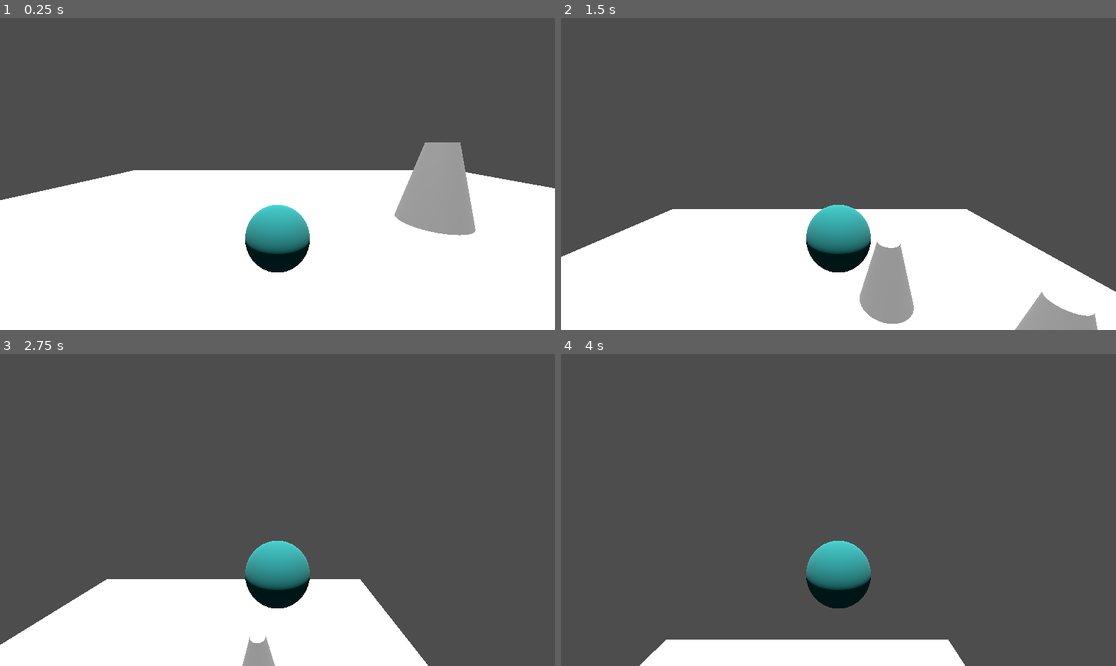
Above: before the commit, frames 1-4 (two rows, left to right).
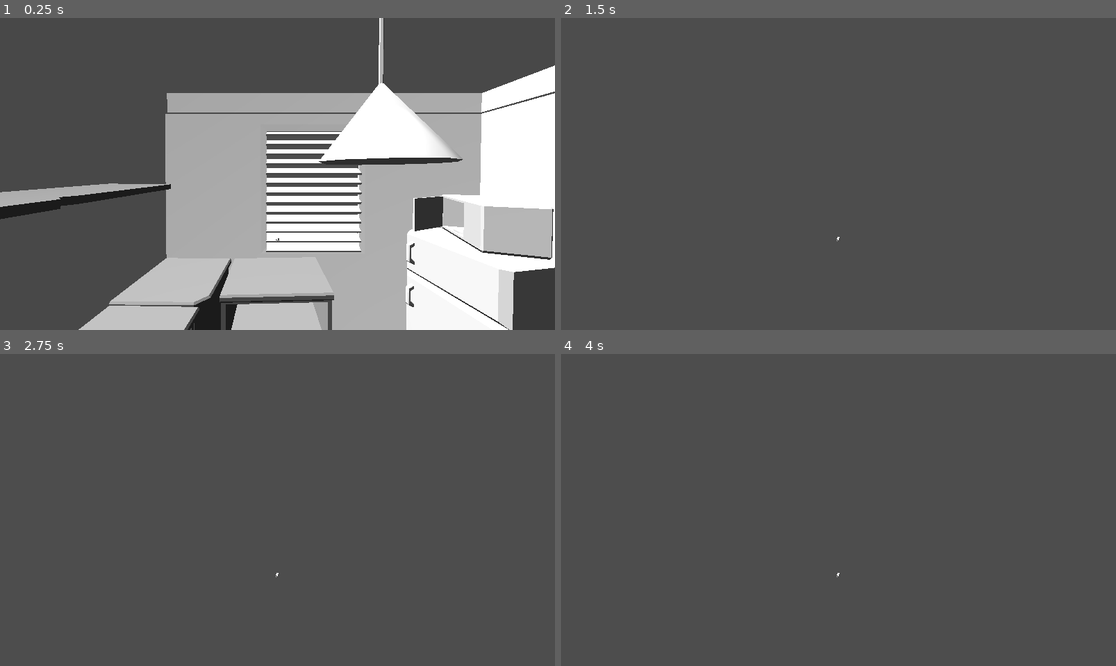
Above: after the commit, the same moments.

Repository: serb2331/gmtk-2025
Game: Godot game, scene res://room.tscn
Same seed, same stepped clock (60 frames per second), same inputs: the game is played once before the commit and once after it.
Inputs:
- Up to frame 1 (0.25 s): no input
- Up to frame 2 (1.5 s): hold Right (move_right) 0.53-1.28 s; hold Space (fly) 0.53-1.28 s; hold Down (move_back) from 1.28 s (still down); tap Space (fly) at 1.35 s
- Up to frame 3 (2.75 s): release Down (move_back) at 2.03 s; hold Right (move_right) from 2.03 s (still down); hold Space (fly) from 2.03 s (still down)
- Up to frame 4 (4 s): release Right (move_right) at 2.78 s; release Space (fly) at 2.78 s; hold Up (move_forward) 2.78-3.53 s; tap Space (fly) at 2.85 s; hold Left (move_left) from 3.53 s (still down); hold Space (fly) from 3.53 s (still down)

The runs differ from the first frame. In frame 1, 57% of the frame differs, in the area x 0-100%, y 0-100%; in frame 2, 34%; in frame 3, 19%; in frame 4, 6.6%.

Commit message:
added sprites to scenes

Diff:
--- a/phly/player_fly.tscn
+++ b/phly/player_fly.tscn
@@ -1,30 +1,25 @@
-[gd_scene load_steps=5 format=3 uid="uid://bc231hgtwqj5r"]
+[gd_scene load_steps=4 format=3 uid="uid://bc231hgtwqj5r"]
 
 [ext_resource type="Script" uid="uid://cja4hhwtrelip" path="res://player_fly.gd" id="1_cowcd"]
-
-[sub_resource type="StandardMaterial3D" id="StandardMaterial3D_6gpfs"]
-albedo_color = Color(1.49205e-06, 0.367314, 0.367672, 1)
-
-[sub_resource type="SphereMesh" id="SphereMesh_6gpfs"]
-material = SubResource("StandardMaterial3D_6gpfs")
+[ext_resource type="PackedScene" uid="uid://c4uibx5hn6xoa" path="res://Fly.fbx" id="2_ybtsn"]
 
 [sub_resource type="SphereShape3D" id="SphereShape3D_cowcd"]
-radius = 0.502413
+radius = 0.01
 
 [node name="CharacterBody3D" type="CharacterBody3D"]
 script = ExtResource("1_cowcd")
 
-[node name="MeshInstance3D" type="MeshInstance3D" parent="."]
-mesh = SubResource("SphereMesh_6gpfs")
+[node name="Fly" parent="." instance=ExtResource("2_ybtsn")]
 
 [node name="CollisionShape3D" type="CollisionShape3D" parent="."]
+transform = Transform3D(1, 0, 0, 0, 1, 0, 0, 0, 1, 0, 0.00215623, 0)
 shape = SubResource("SphereShape3D_cowcd")
 
 [node name="TwistPivot" type="Node3D" parent="."]
-transform = Transform3D(1, 0, 0, 0, 1, 0, 0, 0, 1, 0, 1, 0)
+transform = Transform3D(1, 0, 0, 0, 1, 0, 0, 0, 1, 0, 0.1, 0)
 
 [node name="PitchPivot" type="Node3D" parent="TwistPivot"]
-transform = Transform3D(1, 0, 0, 0, 0.984808, 0.173648, 0, -0.173648, 0.984808, 0, 0, 0)
+transform = Transform3D(1, 0, 0, 0, 0.999848, 0.0174524, 0, -0.0174524, 0.999848, 0, 0, 0)
 
 [node name="Camera3D" type="Camera3D" parent="TwistPivot/PitchPivot"]
-transform = Transform3D(1, 0, 0, 0, 1, 0, 0, 0, 1, 0, 0, 3)
+transform = Transform3D(1, 0, 0, 0, 1, 0, 0, 0, 1, 0, 0, 0.3)
--- a/phly/room.tscn
+++ b/phly/room.tscn
@@ -1,15 +1,7 @@
 [gd_scene load_steps=8 format=3 uid="uid://browrbdltohk1"]
 
 [ext_resource type="PackedScene" uid="uid://bc231hgtwqj5r" path="res://player_fly.tscn" id="1_88gup"]
-
-[sub_resource type="WorldBoundaryShape3D" id="WorldBoundaryShape3D_v321d"]
-
-[sub_resource type="PlaneMesh" id="PlaneMesh_88gup"]
-size = Vector2(32, 32)
-
-[sub_resource type="CylinderMesh" id="CylinderMesh_88gup"]
-bottom_radius = 2.0
-height = 6.0
+[ext_resource type="PackedScene" uid="uid://bdfj5t5yxlybb" path="res://assets/environment/Kitchen_Environment.fbx" id="2_bisa2"]
 
 [sub_resource type="Environment" id="Environment_bisa2"]
 
@@ -17,25 +9,12 @@
 
 [sub_resource type="Compositor" id="Compositor_v5vuv"]
 
+[sub_resource type="PhysicsMaterial" id="PhysicsMaterial_bisa2"]
+
+[sub_resource type="BoxShape3D" id="BoxShape3D_bisa2"]
+size = Vector3(10.625, 1, 14.6358)
+
 [node name="Node3D" type="Node3D"]
-
-[node name="StaticBody3D" type="StaticBody3D" parent="."]
-
-[node name="CollisionShape3D" type="CollisionShape3D" parent="StaticBody3D"]
-transform = Transform3D(1, 0, 0, 0, 1, 0, 0, 0, 1, 0.139, 0.1, 0.254)
-shape = SubResource("WorldBoundaryShape3D_v321d")
-
-[node name="MeshInstance3D" type="MeshInstance3D" parent="StaticBody3D"]
-mesh = SubResource("PlaneMesh_88gup")
-
-[node name="MeshInstance3D3" type="MeshInstance3D" parent="StaticBody3D"]
-transform = Transform3D(1, 0, 0, 0, 1, 0, 0, 0, 1, 8.62758, 0, 0)
-mesh = SubResource("CylinderMesh_88gup")
-
-[node name="MeshInstance3D2" type="MeshInstance3D" parent="StaticBody3D"]
-transform = Transform3D(1, 0, 0, 0, 1, 0, 0, 0, 1, 4.31379, 0, -3.36634)
-mesh = SubResource("CylinderMesh_88gup")
-skeleton = NodePath("../..")
 
 [node name="WorldEnvironment" type="WorldEnvironment" parent="."]
 environment = SubResource("Environment_bisa2")
@@ -43,8 +22,19 @@
 compositor = SubResource("Compositor_v5vuv")
 
 [node name="CharacterBody3D" parent="." instance=ExtResource("1_88gup")]
-transform = Transform3D(1, 0, 0, 0, 1, 0, 0, 0, 1, -1.69557, 1.69789, 1.18713)
+transform = Transform3D(1, 0, 0, 0, 1, 0, 0, 0, 1, -0.59274, 1.69789, 0.829322)
 
 [node name="DirectionalLight3D" type="DirectionalLight3D" parent="."]
-transform = Transform3D(1, 0, 0, 0, -0.0205236, 0.999789, 0, -0.999789, -0.0205236, 0, 5.06522, 0)
+transform = Transform3D(0.419547, 0.725167, -0.545997, 0.165001, 0.53055, 0.831439, 0.892611, -0.438918, 0.102938, -0.77167, 3.46899, 1.72097)
 light_energy = 4.394
+
+[node name="RigidBody3D" type="RigidBody3D" parent="."]
+disable_mode = 1
+physics_material_override = SubResource("PhysicsMaterial_bisa2")
+
+[node name="CollisionShape3D" type="CollisionShape3D" parent="RigidBody3D"]
+transform = Transform3D(1, 0, 0, 0, 1, 0, 0, 0, 1, 0.827148, 0.283137, -0.706474)
+shape = SubResource("BoxShape3D_bisa2")
+
+[node name="Kitchen_Environment" parent="." instance=ExtResource("2_bisa2")]
+transform = Transform3D(1, 0, 0, 0, 1, 0, 0, 0, 1, -0.13, 0, 1.015)
